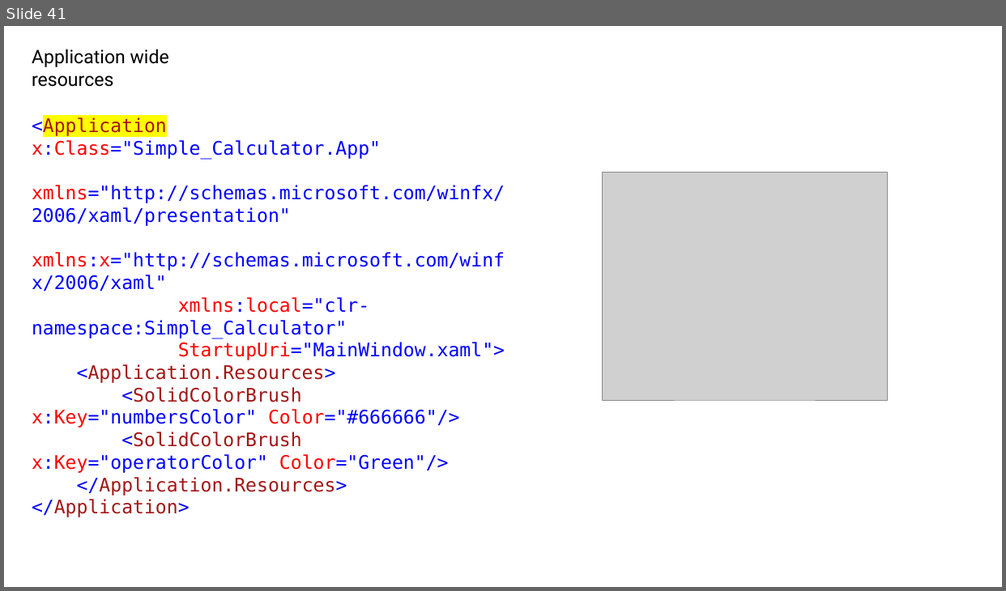
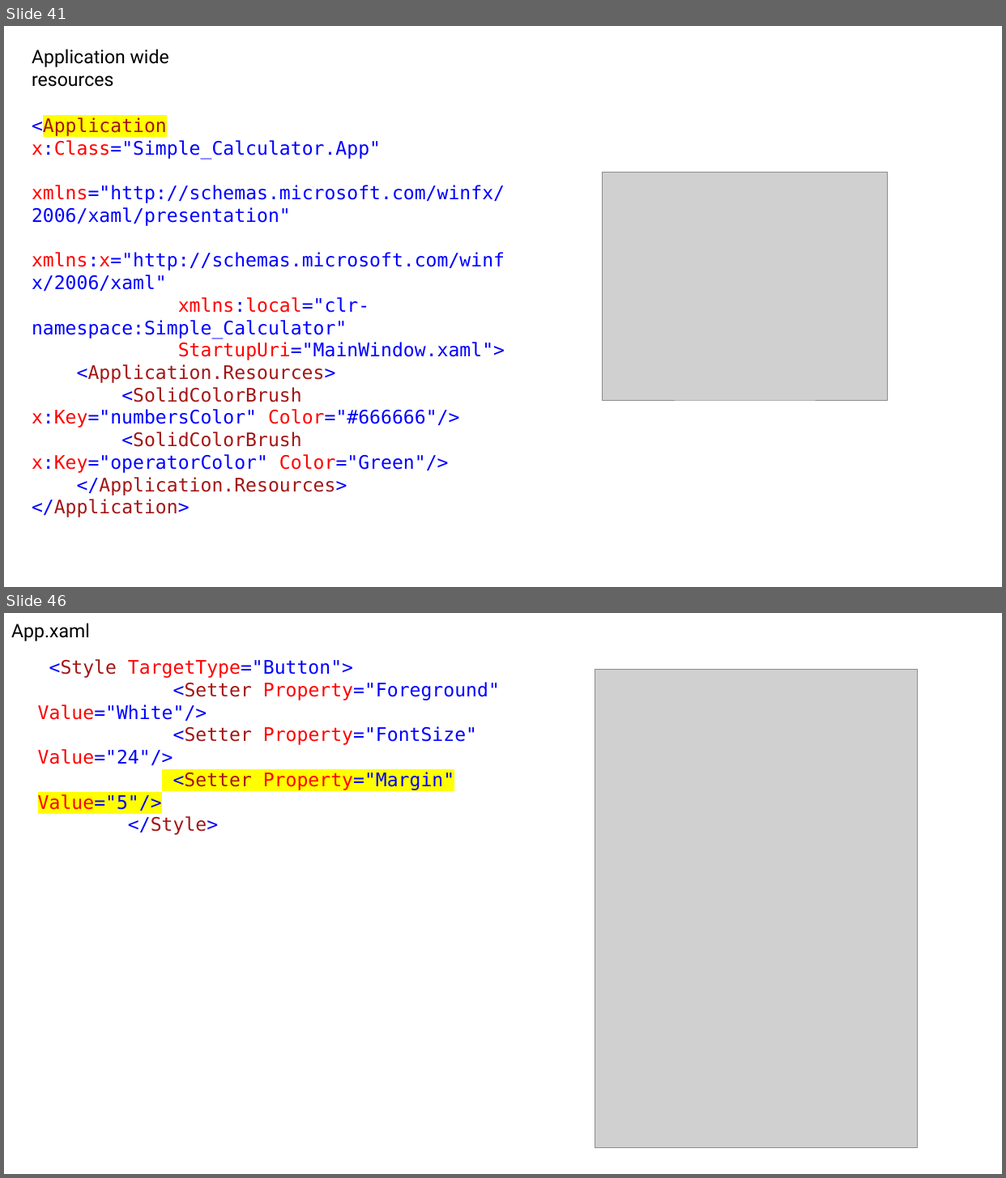
Before and after one commit to DanielZdebski/Simple-Calculator, a slide deck: Simple Calculator/presentation/My WPF notes.pptx. Shown one above the other, each under a label of ours: slide 41 before the commit, slides 41 and 46 after it; the slides between them are not shown. The pictures are 1006x591 and 1006x1178 pixels, drawn with LibreOffice and Linux fonts; fonts in the diff are those of the drawing; grey boxes stand for pictures. Boxes give left, top, right and bottom in pixels: in the first picture for what was removed or moved away, otherwise in the second. Text is boxed around its words. In the diff, an @@ line names an element or a change of style, - is before the commit and + after.

```diff
--- a/Simple Calculator/presentation/My WPF notes.pptx
+++ b/Simple Calculator/presentation/My WPF notes.pptx
@@ slide 46 added at [4, 613, 1002, 1174], background #FFFFFF @@
@@ text added at [11, 623, 90, 641], 18 pt, text #000000 @@
+App.xaml
@@ text added at [38, 659, 500, 835], 18 pt, text #0000FF @@
+<Style TargetType="Button">
+<Setter Property="Foreground" Value="White"/>
+<Setter Property="FontSize" Value="24"/>
+<Setter Property="Margin" Value="5"/>
+</Style>
@@ picture added at [595, 669, 918, 1148] @@
```
Also in this commit, not shown: 13 other slides added, 14 slides removed, 14 other files.
